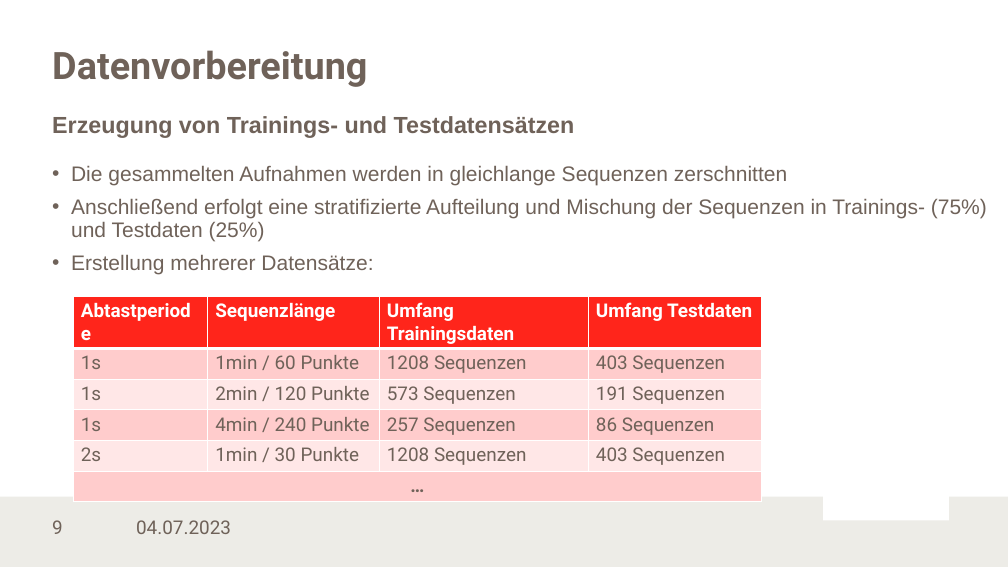
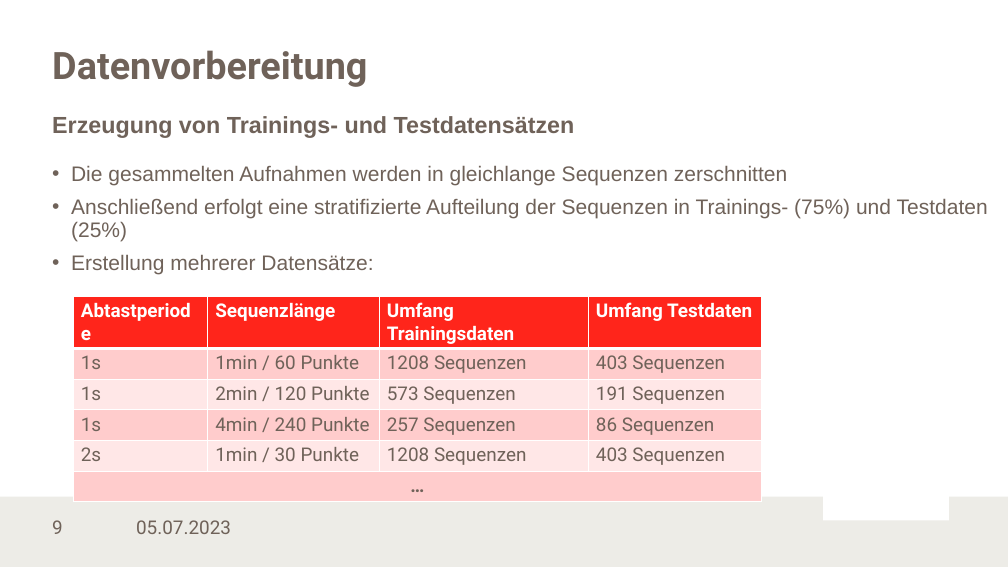
Before and after one commit to LennartKoepper/Bachelor-Thesis, a slide deck: slide 9 of Seminar/Bachelorseminar_02-07-2023.pptx. Drawn at 1008x567 pixels with LibreOffice and Linux fonts; fonts in the diff are those of the drawing; background and template pictures are left out. Boxes give left, top, right and bottom in pixels: in the first picture for what was removed or moved away, otherwise in the second. Text is boxed around its words. In the diff, an @@ line names an element or a change of style, - is before the commit and + after.

```diff
--- a/Seminar/Bachelorseminar_02-07-2023.pptx
+++ b/Seminar/Bachelorseminar_02-07-2023.pptx
@@ text at box(71, 199, 988, 241): text changed @@
-• Anschließend erfolgt eine stratifizierte Aufteilung und Mischung der Sequenzen in Trainings- (75%) und Testdaten (25%)
+• Anschließend erfolgt eine stratifizierte Aufteilung der Sequenzen in Trainings- (75%) und Testdaten (25%)
@@ text at box(136, 520, 231, 534): text changed @@
-04.07.2023
+05.07.2023
```
Also in this commit, not shown: 19 other slides changed, 1 slide added, 3 slides removed, 1 other file.
